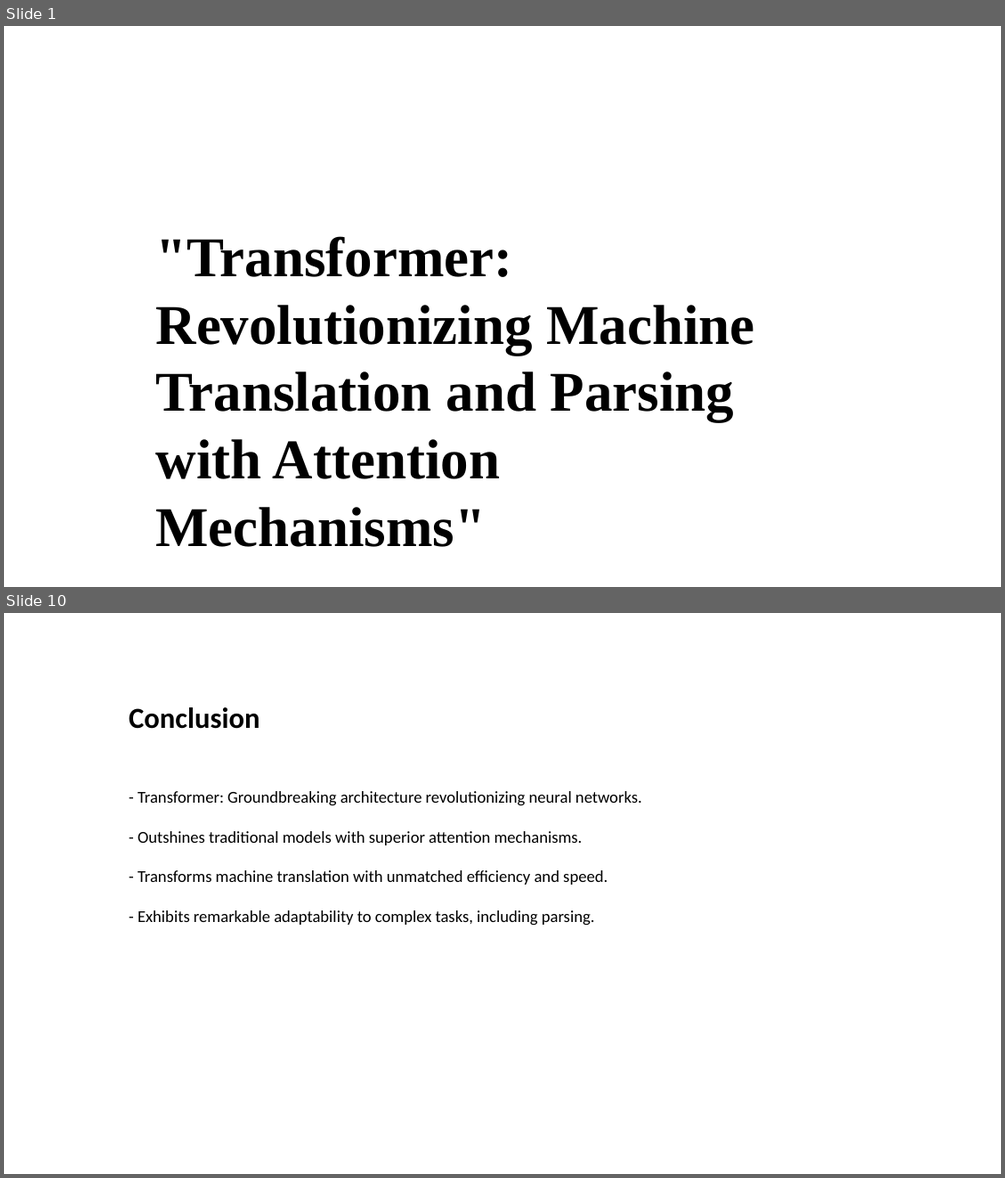
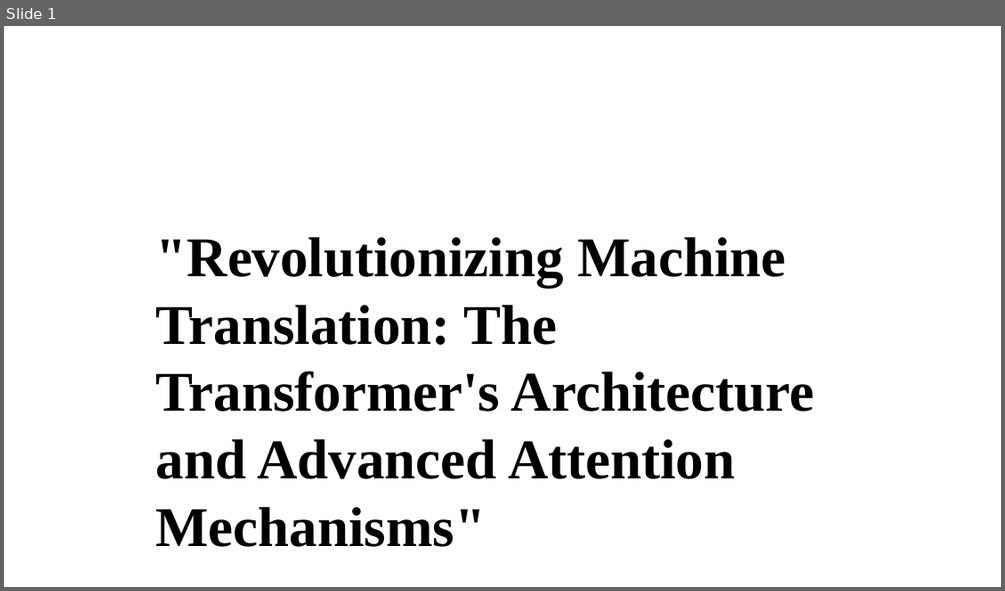
Before and after one commit to Jessie-ZhaoXi/dsa4213-ppt-generator, a slide deck: ppt_generator/my_ppts/attention_mode2.pptx. Shown one above the other, each under a label of ours: slides 1 and 10 before the commit, slide 1 after it; the slides between them are not shown. The pictures are 1005x1178 and 1005x591 pixels, drawn with LibreOffice and Linux fonts; fonts in the diff are those of the drawing; background and template pictures are left out. Boxes give left, top, right and bottom in pixels: in the first picture for what was removed or moved away, otherwise in the second. Text is boxed around its words. In the diff, an @@ line names an element or a change of style, - is before the commit and + after.

```diff
--- a/ppt_generator/my_ppts/attention_mode2.pptx
+++ b/ppt_generator/my_ppts/attention_mode2.pptx
@@ slide 10 removed at [4,613,1001,1174], background picture (left out) @@
@@ text removed at [129,707,260,729] @@
-Conclusion
@@ text removed at [138,791,642,925] @@
-- Transformer: Groundbreaking architecture revolutionizing neural networks.
-- Outshines traditional models with superior attention mechanisms.
-- Transforms machine translation with unmatched efficiency and speed.
-- Exhibits remarkable adaptability to complex tasks, including parsing.
@@ slide 1 changed as well @@
@@ text at [156,237,814,547]: text changed @@
-"Transformer: Revolutionizing Machine Translation and Parsing with Attention Mechanisms"
+"Revolutionizing Machine Translation: The Transformer's Architecture and Advanced Attention Mechanisms"
```
Also in this commit, not shown: 1 other slide changed, 6 slides added, 7 other slides removed, 4 other files.
